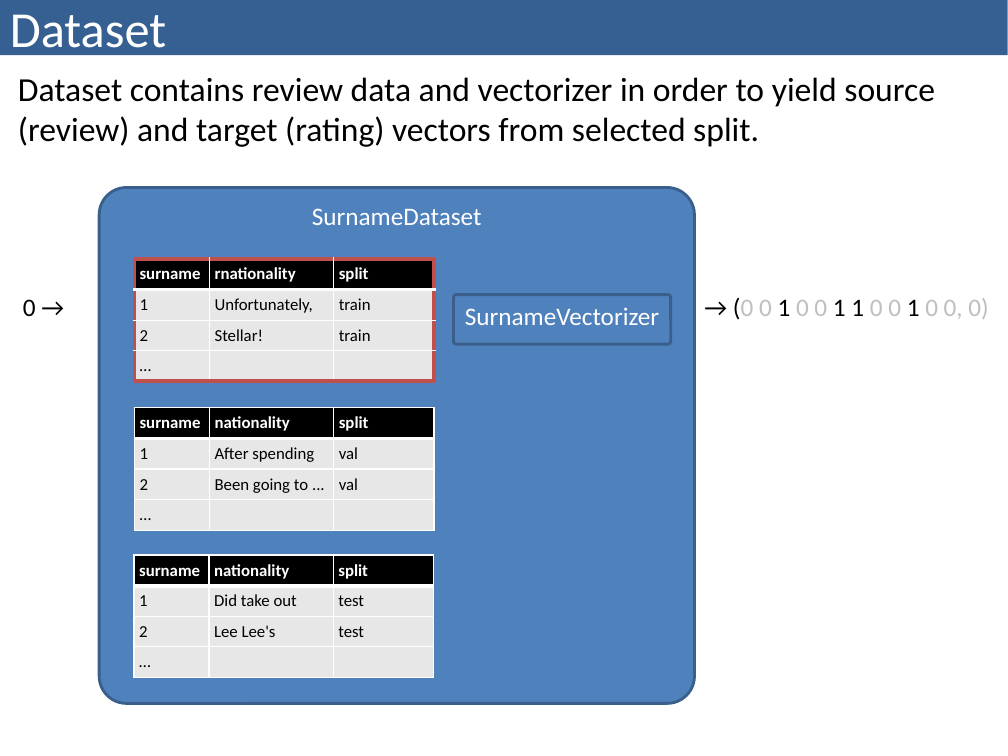
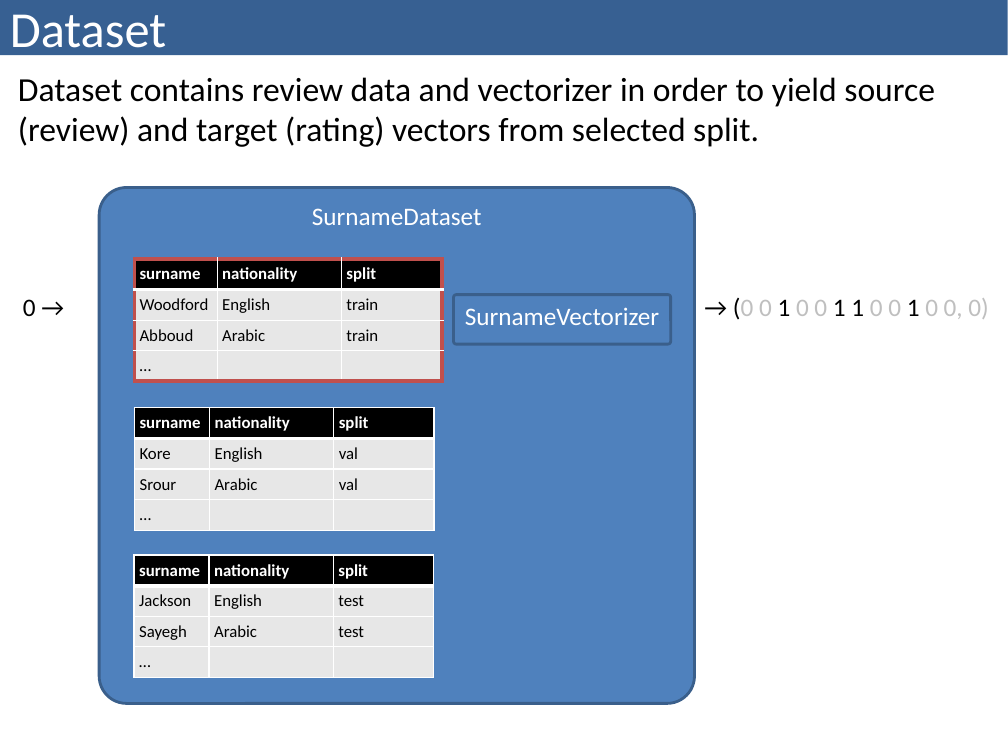
Before and after one commit to bzitko/nlp_repo, a slide deck: slide 9 of slides/nlp p03 feed forward networks/nlp p03.3 surname classification mlp.pptx. Drawn at 1008x756 pixels with LibreOffice and Linux fonts; fonts in the diff are those of the drawing. Boxes give left, top, right and bottom in pixels: in the first picture for what was removed or moved away, otherwise in the second. Text is boxed around its words. In the diff, an @@ line names an element or a change of style, - is before the commit and + after.

```diff
--- a/slides/nlp p03 feed forward networks/nlp p03.3 surname classification mlp.pptx
+++ b/slides/nlp p03 feed forward networks/nlp p03.3 surname classification mlp.pptx
@@ table at (x1=134, y1=259, x2=440, y2=380) @@
-row 1, column 2: rnationality
+row 1, column 2: nationality
-row 2, column 1: 1
+row 2, column 1: Woodford
-row 2, column 2: Unfortunately,
+row 2, column 2: English
-row 3, column 1: 2
+row 3, column 1: Abboud
-row 3, column 2: Stellar!
+row 3, column 2: Arabic
@@ table resized from (x1=134, y1=259, x2=432, y2=380) to (x1=134, y1=259, x2=440, y2=380) @@
@@ table at (x1=134, y1=408, x2=432, y2=529) @@
-row 2, column 1: 1
+row 2, column 1: Kore
-row 2, column 2: After spending
+row 2, column 2: English
-row 3, column 1: 2
+row 3, column 1: Srour
-row 3, column 2: Been going to ...
+row 3, column 2: Arabic
@@ table at (x1=134, y1=555, x2=432, y2=676) @@
-row 2, column 1: 1
+row 2, column 1: Jackson
-row 2, column 2: Did take out
+row 2, column 2: English
-row 3, column 1: 2
+row 3, column 1: Sayegh
-row 3, column 2: Lee Lee's
+row 3, column 2: Arabic
```
Also in this commit, not shown: 2 other slides changed, 2 other files.
